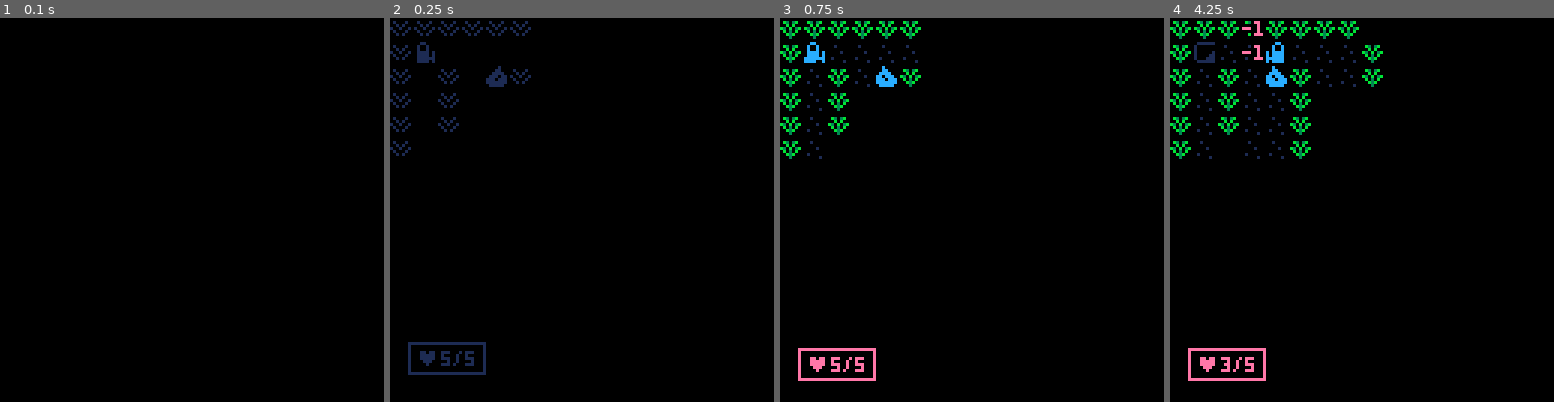
Above: before the commit, frames 1-4 (left to right).
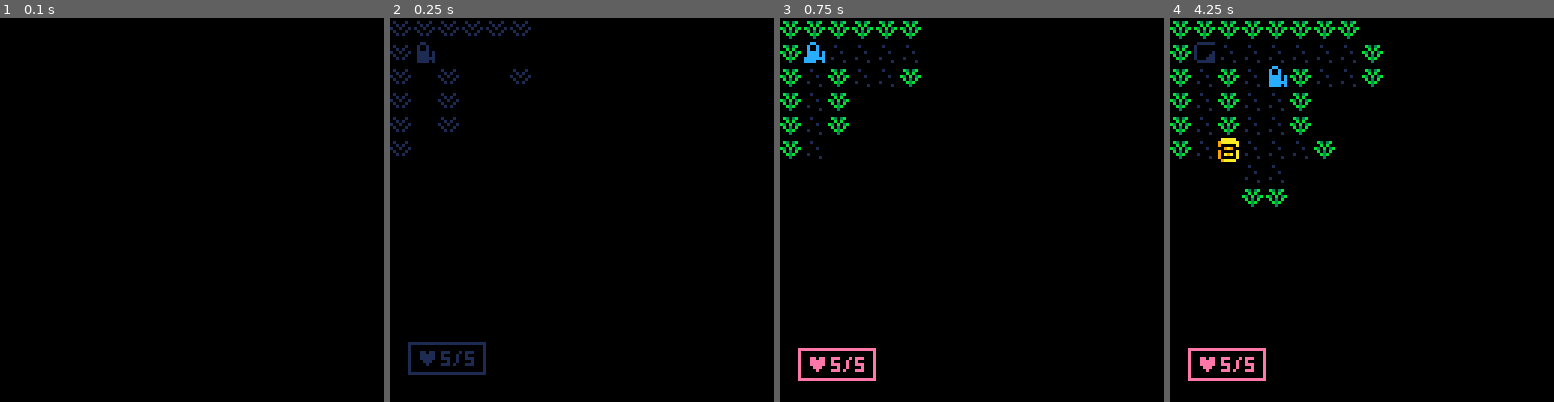
Above: after the commit, the same moments.

Repository: samanpwbb/pico-8
Game: PICO-8 cartridge testgame.p8
Two runs of this game, one before a commit and one after it. Both use one fixed random seed, a clock stepped at 60 frames per second and the inputs below.
Inputs:
- Up to frame 1 (0.1 s): no input
- Up to frame 2 (0.25 s): no input
- Up to frame 3 (0.75 s): tap X (X key) at 0.33 s; tap O (Z key) at 0.7 s
- Up to frame 4 (4.25 s): tap X (X key) at 1.07, 1.85, 2.97, 4.08 s; hold Right 1.6-2.1 s; tap O (Z key) every 0.4 s from 1.7 to 4.1 s; hold Up 2.15-2.42 s; hold Right 2.47-3.03 s; hold Left 3.08-3.58 s; hold Down 3.63-3.97 s; hold Right from 4.02 s (still down)

Frame 1 is identical in both runs. In frame 2, 0.2% of the frame differs, in the area x 25-31%, y 12-18%; in frame 3, 0.2%; in frame 4, 1.2%, in the area x 12-43%, y 0-91%.

Commit message:
tutorial 19

Diff:
--- a/testgame.p8
+++ b/testgame.p8
@@ -58,6 +58,7 @@
  _upd=update_game
  _drw=draw_game
  unfog()
+ calcdist(p_mob.x,p_mob.y)
 end
 
 -->8
@@ -86,6 +87,7 @@
    doai()
  	end
  end
+ calcdist(p_mob.x,p_mob.y)
 end
 
 function update_aiturn()
@@ -432,6 +434,29 @@
  end
 end
 
+function calcdist(tx,ty)
+ local cand,step={},0
+ distmap=blankmap(-1)
+ add(cand, {x=tx,y=ty})
+ distmap[tx][ty]=0
+ repeat
+  step+=1
+	 candnew={}
+	 for c in all(cand) do
+	  for d=1,4 do
+	   local dx=c.x+dirx[d]
+	   local dy=c.y+diry[d]
+	   if inbounds(dx,dy) and distmap[dx][dy]==-1 then
+  	  distmap[dx][dy]=step
+     if iswalkable(dx,dy) then
+ 	    add(candnew,{x=dx,y=dy})
+	    end
+	   end
+	  end
+	 end
+  cand=candnew
+ until #cand==0
+end
 -->8
 --ui
 
@@ -549,7 +574,7 @@
 end
 
 function mobflip(mb,dx)
- mb.flp=dy!=0 and mb.flp or dx<0
+ mb.flp=dx==0 and mb.flp or dx<0
 end
 
 function mov_walk(self)
@@ -612,11 +637,12 @@
   else
    --move to player
    local bdst,bx,by=999,0,0
+   calcdist(m.tx,m.ty)
    for i=1,4 do
     local dx,dy=dirx[i],diry[i]
     local tx,ty=m.x+dx,m.y+dy
     if iswalkable(tx,ty,"checkmobs") then
-     local dst=dist(tx,ty,m.tx,m.ty)
+     local dst=distmap[tx][ty]
      if dst<bdst then
       bdst,bx,by=dst,dx,dy
      end
@@ -766,10 +792,10 @@
 __map__
 0202020202020202020202020202020200000000000000000000000000000000000000000000000000000000000000000000000000000000000000000000000000000000000000000000000000000000000000000000000000000000000000000000000000000000000000000000000000000000000000000000000000000000
 020f01010101010102010e02010c010200000000000000000000000000000000000000000000000000000000000000000000000000000000000000000000000000000000000000000000000000000000000000000000000000000000000000000000000000000000000000000000000000000000000000000000000000000000
-02010201c0020101020101020101010200000000000000000000000000000000000000000000000000000000000000000000000000000000000000000000000000000000000000000000000000000000000000000000000000000000000000000000000000000000000000000000000000000000000000000000000000000000
 0201020101020101020101020101010200000000000000000000000000000000000000000000000000000000000000000000000000000000000000000000000000000000000000000000000000000000000000000000000000000000000000000000000000000000000000000000000000000000000000000000000000000000
-02010201010201010201010d0101010200000000000000000000000000000000000000000000000000000000000000000000000000000000000000000000000000000000000000000000000000000000000000000000000000000000000000000000000000000000000000000000000000000000000000000000000000000000
-02010601010201c0020101020101010200000000000000000000000000000000000000000000000000000000000000000000000000000000000000000000000000000000000000000000000000000000000000000000000000000000000000000000000000000000000000000000000000000000000000000000000000000000
+0201020101020101020101020101010200000000000000000000000000000000000000000000000000000000000000000000000000000000000000000000000000000000000000000000000000000000000000000000000000000000000000000000000000000000000000000000000000000000000000000000000000000000
+020102010102c0010201010d0101010200000000000000000000000000000000000000000000000000000000000000000000000000000000000000000000000000000000000000000000000000000000000000000000000000000000000000000000000000000000000000000000000000000000000000000000000000000000
+0201060101010202020101020101010200000000000000000000000000000000000000000000000000000000000000000000000000000000000000000000000000000000000000000000000000000000000000000000000000000000000000000000000000000000000000000000000000000000000000000000000000000000
 0201010101010101020107020101010200000000000000000000000000000000000000000000000000000000000000000000000000000000000000000000000000000000000000000000000000000000000000000000000000000000000000000000000000000000000000000000000000000000000000000000000000000000
 020202020202020d02020202020d020200000000000000000000000000000000000000000000000000000000000000000000000000000000000000000000000000000000000000000000000000000000000000000000000000000000000000000000000000000000000000000000000000000000000000000000000000000000
 0201010702010101010101020101010200000000000000000000000000000000000000000000000000000000000000000000000000000000000000000000000000000000000000000000000000000000000000000000000000000000000000000000000000000000000000000000000000000000000000000000000000000000
